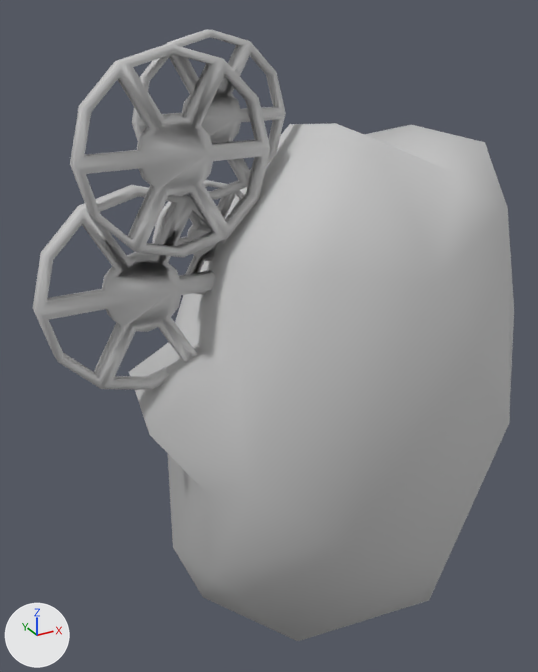
Two versions of the FBX model Assets/Models/ExternalAgent/Oggetto Esterno 2.FBX, one commit apart.
Before and after are seen from a camera (50 mm lens) standing at (-5.55, -9.38, 5.5) and looking at (-0.17, 0.4, 0.61). Lighting does not change. The marker at lower left points along +X, +Y and +Z. Where no turn or scale is listed for an object, it has been applied to the vertices.
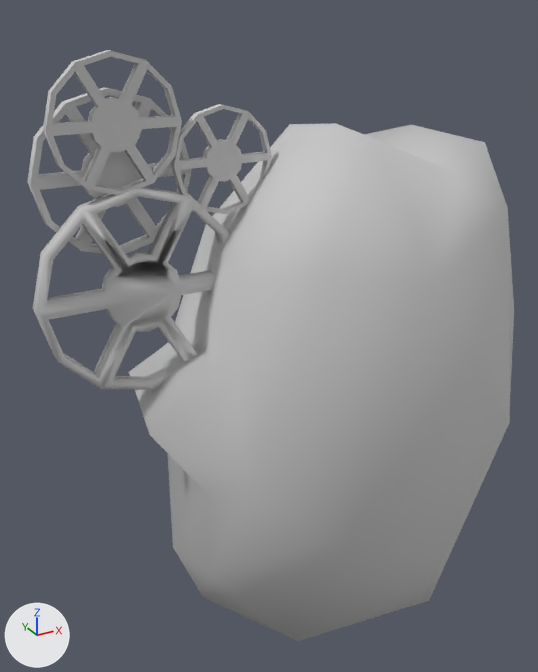
Commit message: mesh aggiornata Oggetto esterno 2 - issues solved

The change, as JSON lines over the scene's bpy script:
```json
{"block": "me_mesh", "where": "me_mesh.from_pydata(...)  # 480 vertices, 1036 faces; spans x -3.88..3.88, y -2.54..2.54, z -5.26..5.26"}
{"block": "me_mesh", "where": "# used by ob_cylinder001; location = (0.0, 0.0, 0.0)"}
{"block": "me_mesh", "change": "me_mesh part 1: the loose piece of 108 vertices spanning x -2.14..-0.46, y 0.09..0.23, z 1.63..3.31 is scaled about its middle by 0.878, then moved by (0.17, -0.19, 1.13)"}
{"block": "me_mesh", "change": "me_mesh part 2: the loose piece of 108 vertices spanning x -2.38..-0.22, y -0.17..0.0, z 3.11..5.26 is scaled about its middle by 0.812, then moved by (-1.31, 0.05, -0.02)"}
{"block": "me_mesh", "change": "me_mesh part 3: the loose piece of 108 vertices spanning x -3.25..-0.58, y -0.38..-0.17, z 2.43..5.11 is scaled about its middle by 0.812, then moved by (-0.69, 0.49, -0.26)"}
```

What differs and where, as boxes (x1, y1, x2, y2) in the pictures (538 x 672 px; the box of a moved part takes in the faces that stretch with it):
```json
{"object": "Cylinder001", "change": "reshaped", "before": [33, 29, 514, 641], "after": [27, 50, 514, 641]}
{"part": 1, "of": "me_mesh", "change": "moved or reshaped", "before": [152, 180, 244, 295], "after": [171, 104, 272, 214]}
{"part": 2, "of": "me_mesh", "change": "moved or reshaped", "before": [132, 29, 286, 200], "after": [43, 50, 182, 195]}
{"part": 3, "of": "me_mesh", "change": "moved or reshaped", "before": [70, 44, 270, 258], "after": [27, 87, 192, 254]}
```
